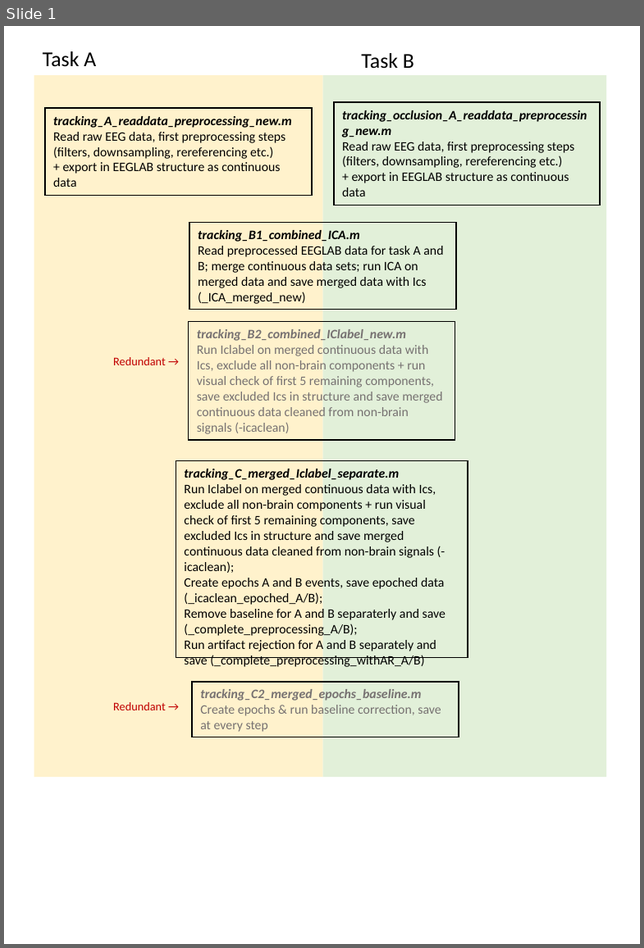
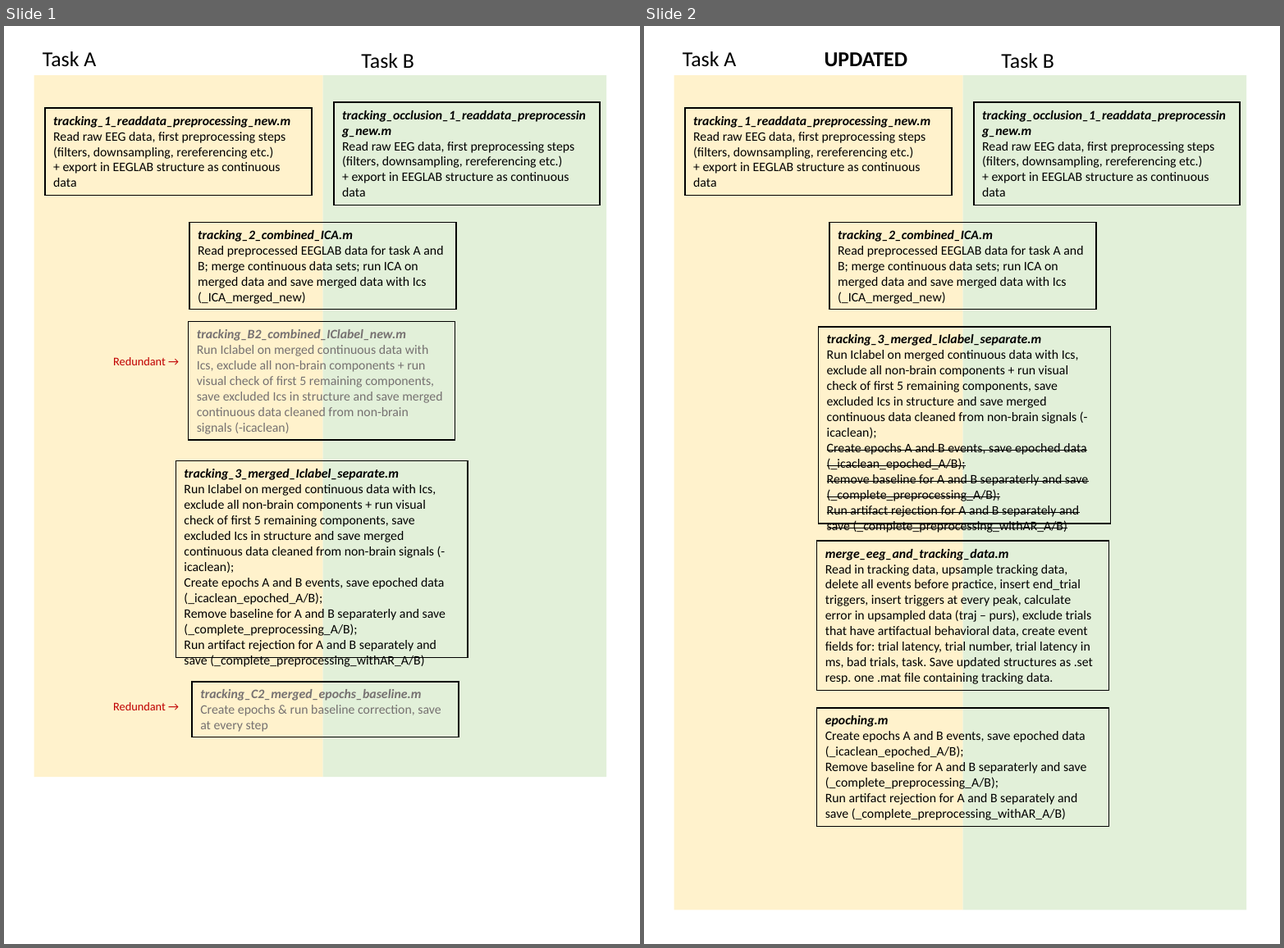
Before and after one commit to SaWilk/Emulation-Data-Analysis, a slide deck: overview_preprocessing_pipeline.pptx. Shown side by side, each under a label of ours: slide 1 before the commit, slides 1 and 2 after it. The pictures are 644x948 and 1284x948 pixels, drawn with LibreOffice and Linux fonts; fonts in the diff are those of the drawing. Boxes give left, top, right and bottom in pixels: in the first picture for what was removed or moved away, otherwise in the second. Text is boxed around its words. In the diff, an @@ line names an element or a change of style, - is before the commit and + after.

Commit message:
starting to reject bad trials by behavioral data
starting to reject bad trials by behavioral data

```diff
--- a/overview_preprocessing_pipeline.pptx
+++ b/overview_preprocessing_pipeline.pptx
@@ slide 2 added at (x1=644, y1=26, x2=1280, y2=944), background #FFFFFF @@
@@ text added at (x1=683, y1=51, x2=736, y2=67), 18 pt, text #000000 @@
+Task A
@@ text added at (x1=824, y1=52, x2=908, y2=66), 18 pt, text #000000, bold @@
+UPDATED
@@ text added at (x1=1001, y1=53, x2=1054, y2=68), 18 pt, text #000000 @@
+Task B
@@ rectangle added at (x1=674, y1=75, x2=963, y2=910), fill #FFF2CC @@
@@ rectangle added at (x1=963, y1=75, x2=1246, y2=910), fill #E2F0D9 @@
@@ rectangle added at (x1=685, y1=108, x2=952, y2=196), outline #000000 1 pt, 11 pt, text #000000 @@
+tracking_1_readdata_preprocessing_new.m
+Read raw EEG data, first preprocessing steps (filters, downsampling, rereferencing etc.)
++ export in EEGLAB structure as continuous data
@@ rectangle added at (x1=974, y1=102, x2=1239, y2=205), outline #000000 1 pt, 11 pt, text #000000 @@
+tracking_occlusion_1_readdata_preprocessing_new.m
+Read raw EEG data, first preprocessing steps (filters, downsampling, rereferencing etc.)
++ export in EEGLAB structure as continuous data
@@ rectangle added at (x1=829, y1=223, x2=1097, y2=310), outline #000000 1 pt, 11 pt, text #000000 @@
+tracking_2_combined_ICA.m
+Read preprocessed EEGLAB data for task A and B; merge continuous data sets; run ICA on merged data and save merged data with Ics (_ICA_merged_new)
@@ rectangle added at (x1=819, y1=327, x2=1110, y2=524), outline #000000 1 pt, 11 pt, text #000000 @@
+tracking_3_merged_Iclabel_separate.m
+Run Iclabel on merged continuous data with Ics, exclude all non-brain components + run visual check of first 5 remaining components, save excluded Ics in structure and save merged continuous data cleaned from non-brain signals (-icaclean);
+Create epochs A and B events, save epoched data (_icaclean_epoched_A/B);
+Remove baseline for A and B separaterly and save (_complete_preprocessing_A/B);
+Run artifact rejection for A and B separately and save (_complete_preprocessing_withAR_A/B)
@@ rectangle added at (x1=817, y1=541, x2=1108, y2=691), outline #000000 1 pt, 11 pt, text #000000 @@
+merge_eeg_and_tracking_data.m
+Read in tracking data, upsample tracking data, delete all events before practice, insert end_trial triggers, insert triggers at every peak, calculate error in upsampled data (traj – purs), exclude trials that have artifactual behavioral data, create event fields for: trial latency, trial number, trial latency in ms, bad trials, task. Save updated structures as .set resp. one .mat file containing tracking data.
@@ rectangle added at (x1=817, y1=708, x2=1108, y2=827), outline #000000 1 pt, 11 pt, text #000000 @@
+epoching.m
+Create epochs A and B events, save epoched data (_icaclean_epoched_A/B);
+Remove baseline for A and B separaterly and save (_complete_preprocessing_A/B);
+Run artifact rejection for A and B separately and save (_complete_preprocessing_withAR_A/B)
@@ slide 1 changed as well @@
@@ text in rectangle at (x1=53, y1=116, x2=290, y2=128): text changed @@
-tracking_A_readdata_preprocessing_new.m
+tracking_1_readdata_preprocessing_new.m
@@ text in rectangle at (x1=342, y1=110, x2=585, y2=138): text changed @@
-tracking_occlusion_A_readdata_preprocessing_new.m
+tracking_occlusion_1_readdata_preprocessing_new.m
@@ text in rectangle at (x1=198, y1=230, x2=352, y2=242): text changed @@
-tracking_B1_combined_ICA.m
+tracking_2_combined_ICA.m
@@ text in rectangle at (x1=184, y1=469, x2=398, y2=480): text changed @@
-tracking_C_merged_Iclabel_separate.m
+tracking_3_merged_Iclabel_separate.m
```
Also in this commit, not shown: 2 other files.
